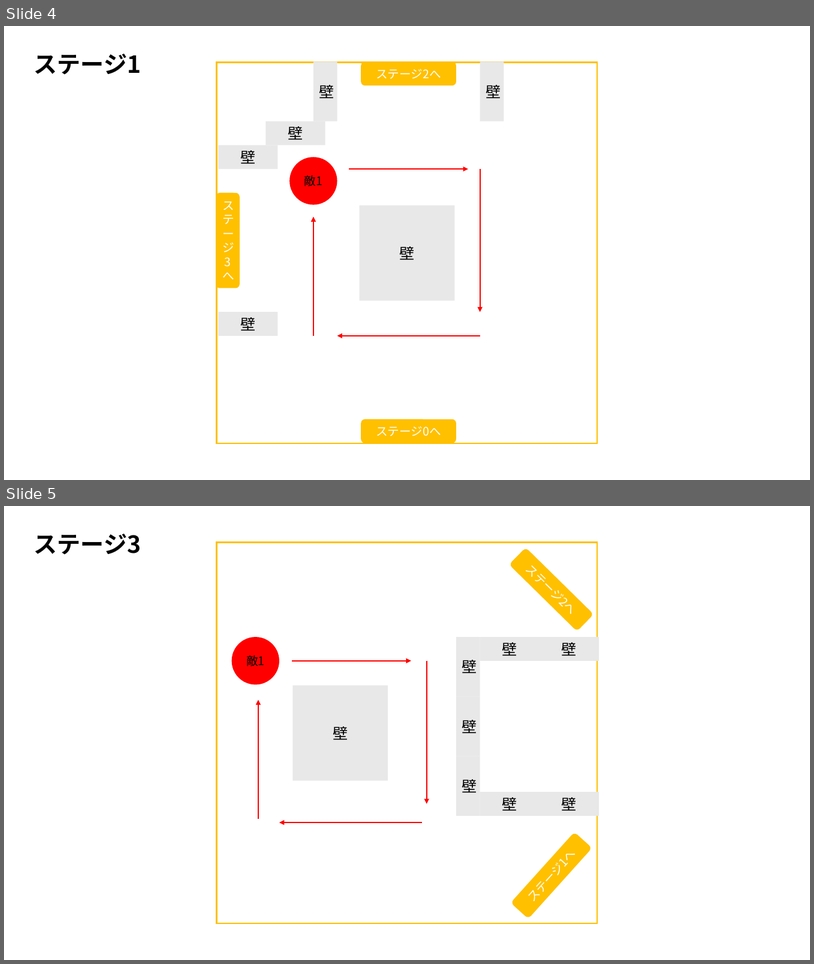
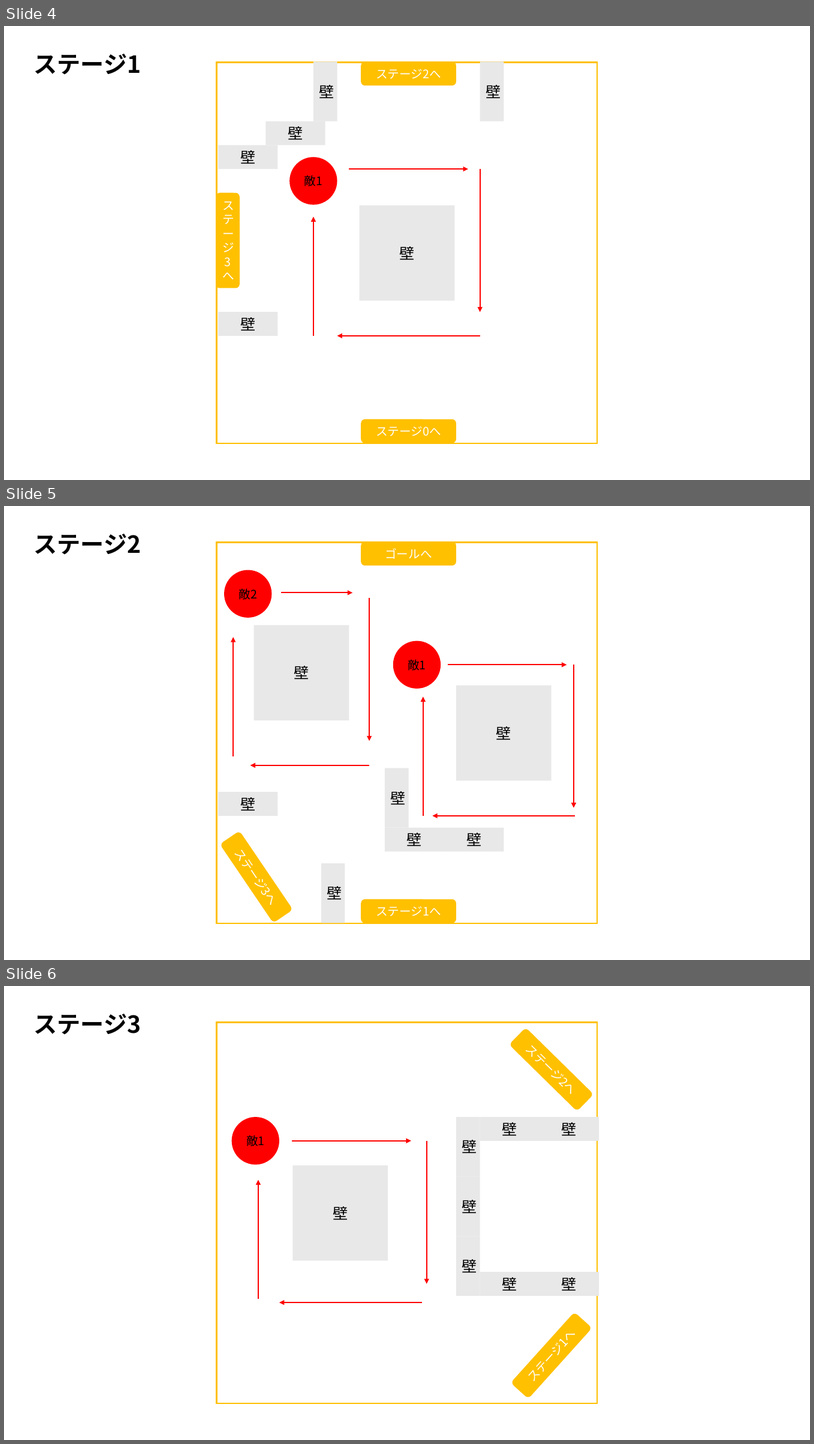
Before and after one commit to atenai/ReSurvivor2, a slide deck: Assets/ReSurvivor2/Specifications/ReSurvivor2_Proposal・Specification.pptx. Shown one above the other, each under a label of ours: slides 4 and 5 before the commit, slides 4, 5 and 6 after it. The pictures are 814x964 and 814x1444 pixels, drawn with LibreOffice and Linux fonts; fonts in the diff are those of the drawing. Boxes give left, top, right and bottom in pixels: in the first picture for what was removed or moved away, otherwise in the second. Text is boxed around its words. In the diff, an @@ line names an element or a change of style, - is before the commit and + after.

Commit message:
ステージ2をレベルデザイン

```diff
--- a/Assets/ReSurvivor2/Specifications/ReSurvivor2_Proposal・Specification.pptx
+++ b/Assets/ReSurvivor2/Specifications/ReSurvivor2_Proposal・Specification.pptx
@@ slide 5 added at (4, 506, 810, 960), background #FFFFFF @@
@@ text added at (34, 534, 141, 555), 28 pt, text #000000, bold @@
+ステージ2
@@ rounded rectangle added at (362, 541, 456, 565), fill #FFC000, 14 pt, text #FFFFFF @@
+ゴールへ
@@ rectangle added at (217, 542, 598, 924), outline #FFC000 1.5 pt @@
@@ ellipse added at (224, 570, 272, 618), fill #FF0000, 14 pt, text #000000 @@
+敵2
@@ arrow added from (282, 592) to (353, 592), #FF0000 1.5 pt @@
@@ arrow added from (369, 598) to (369, 741), #FF0000 1.5 pt @@
@@ rectangle added at (254, 625, 349, 720), fill #E8E8E8, 18 pt, text #000000 @@
+壁
@@ arrow added from (233, 756) to (233, 637), #FF0000 1.5 pt @@
@@ ellipse added at (393, 641, 441, 688), fill #FF0000, 14 pt, text #000000 @@
+敵1
@@ arrow added from (448, 664) to (567, 664), #FF0000 1.5 pt @@
@@ arrow added from (574, 664) to (574, 807), #FF0000 1.5 pt @@
@@ rectangle added at (456, 685, 551, 780), fill #E8E8E8, 18 pt, text #000000 @@
+壁
@@ arrow added from (423, 816) to (423, 697), #FF0000 1.5 pt @@
@@ arrow added from (369, 765) to (250, 765), #FF0000 1.5 pt @@
@@ rectangle added at (385, 768, 409, 827), fill #E8E8E8, 18 pt, text #000000 @@
+壁
@@ rectangle added at (218, 792, 278, 815), fill #E8E8E8, 18 pt, text #000000 @@
+壁
@@ rectangle added at (385, 827, 444, 851), fill #E8E8E8, 18 pt, text #000000 @@
+壁
@@ arrow added from (576, 816) to (433, 816), #FF0000 1.5 pt @@
@@ rectangle added at (444, 827, 504, 851), fill #E8E8E8, 18 pt, text #000000 @@
+壁
@@ rounded rectangle added at (220, 831, 293, 922), fill #FFC000, 14 pt, text #FFFFFF @@
+ステージ3へ
@@ rectangle added at (321, 864, 345, 923), fill #E8E8E8, 18 pt, text #000000 @@
+壁
@@ rounded rectangle added at (362, 899, 456, 923), fill #FFC000, 14 pt, text #FFFFFF @@
+ステージ1へ
@@ what was slide 5 is now slide 6 @@
```
Also in this commit, not shown: 4 other files.
